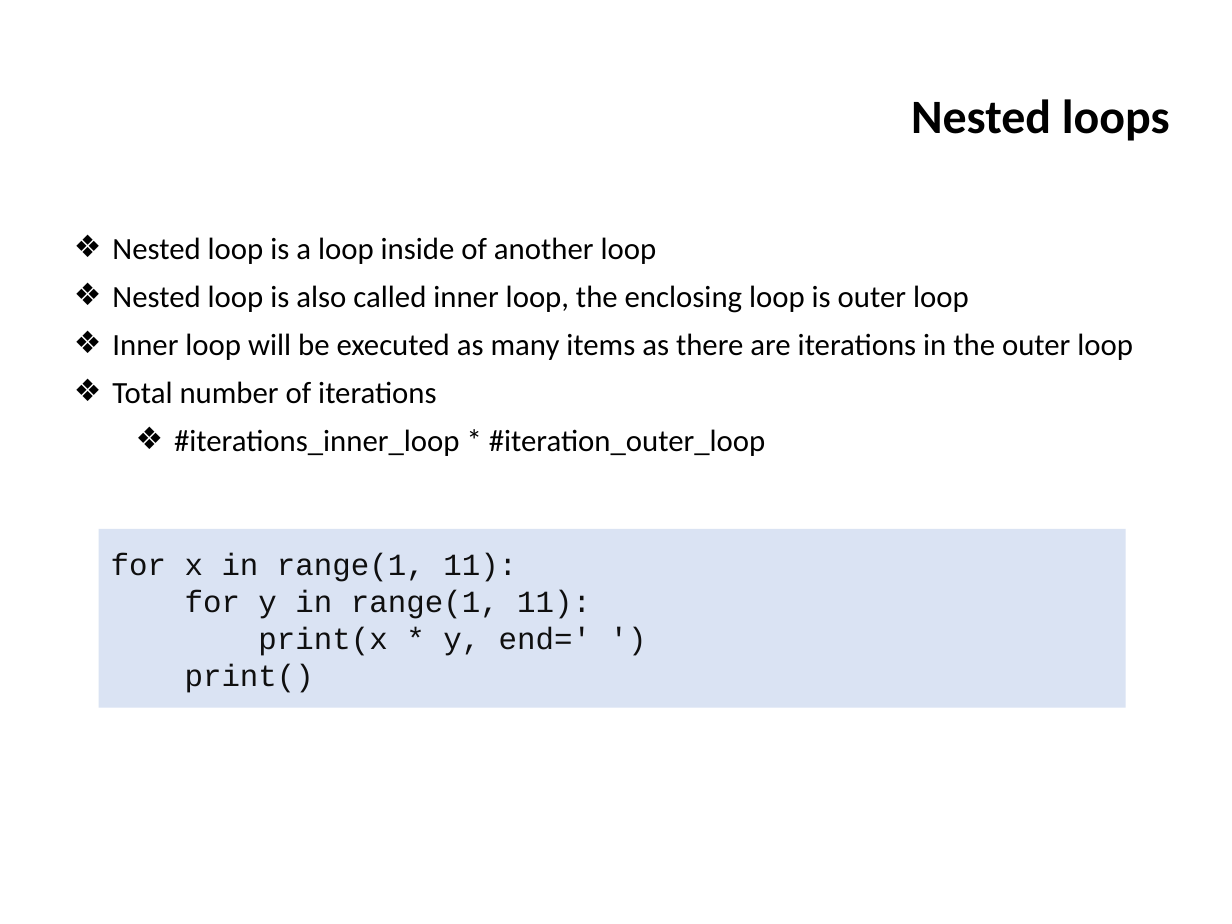
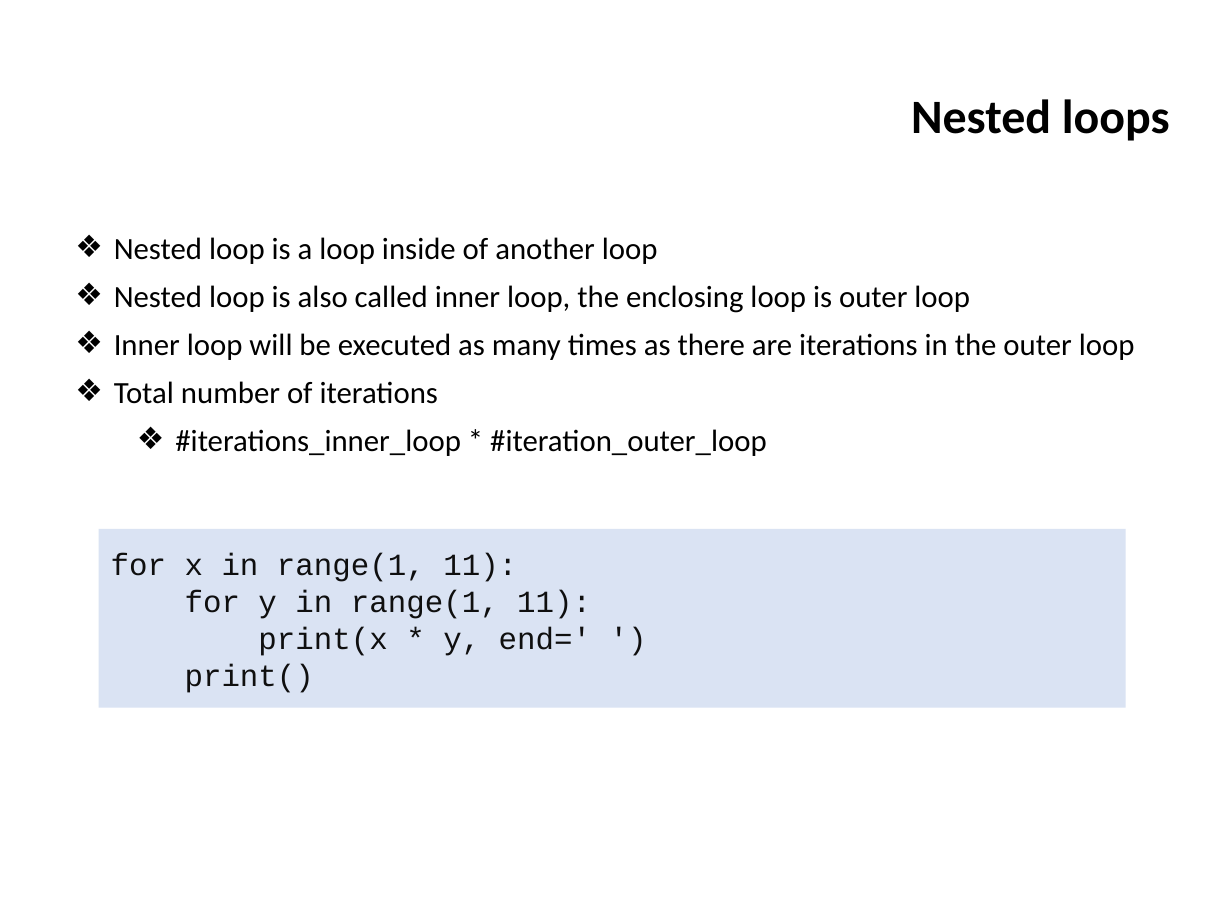
Before and after one commit to ifromm/fcsp, a slide deck: slide 6 of Slides/unit_6_prog_3.pptx. Drawn at 1232x924 pixels with LibreOffice and Linux fonts; fonts in the diff are those of the drawing; background and template pictures are left out. Boxes give left, top, right and bottom in pixels: in the first picture for what was removed or moved away, otherwise in the second. Text is boxed around its words. In the diff, an @@ line names an element or a change of style, - is before the commit and + after.

```diff
--- a/Slides/unit_6_prog_3.pptx
+++ b/Slides/unit_6_prog_3.pptx
@@ text at (x1=114, y1=333, x2=1135, y2=360): text changed @@
-❖ Inner loop will be executed as many items as there are iterations in the outer loop
+❖ Inner loop will be executed as many times as there are iterations in the outer loop
```
Also in this commit, not shown: 10 other slides changed, 16 other files.
